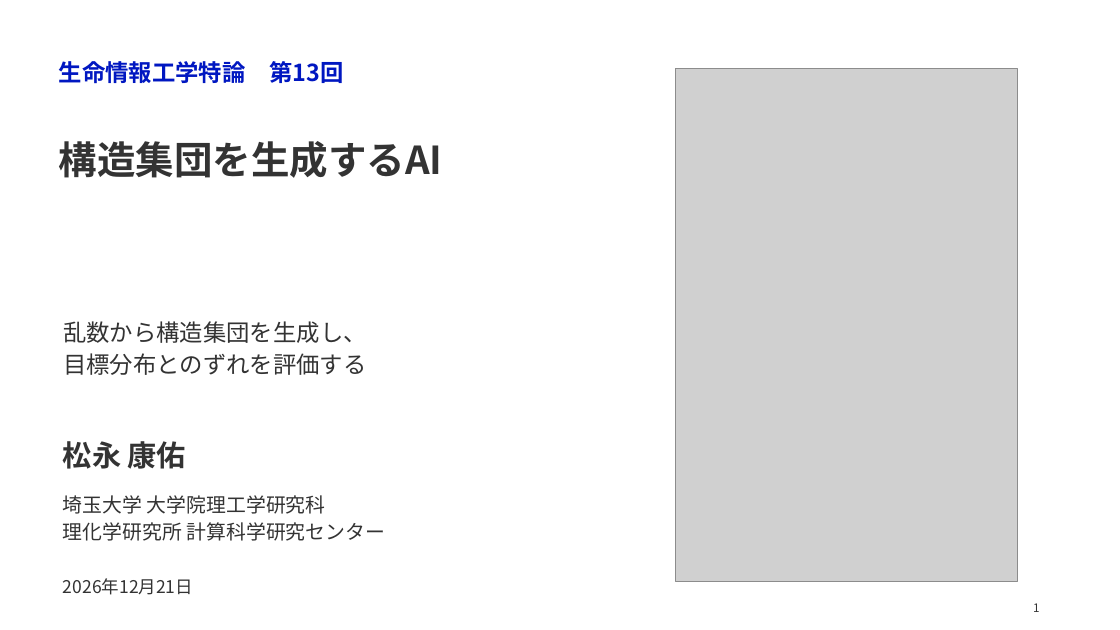
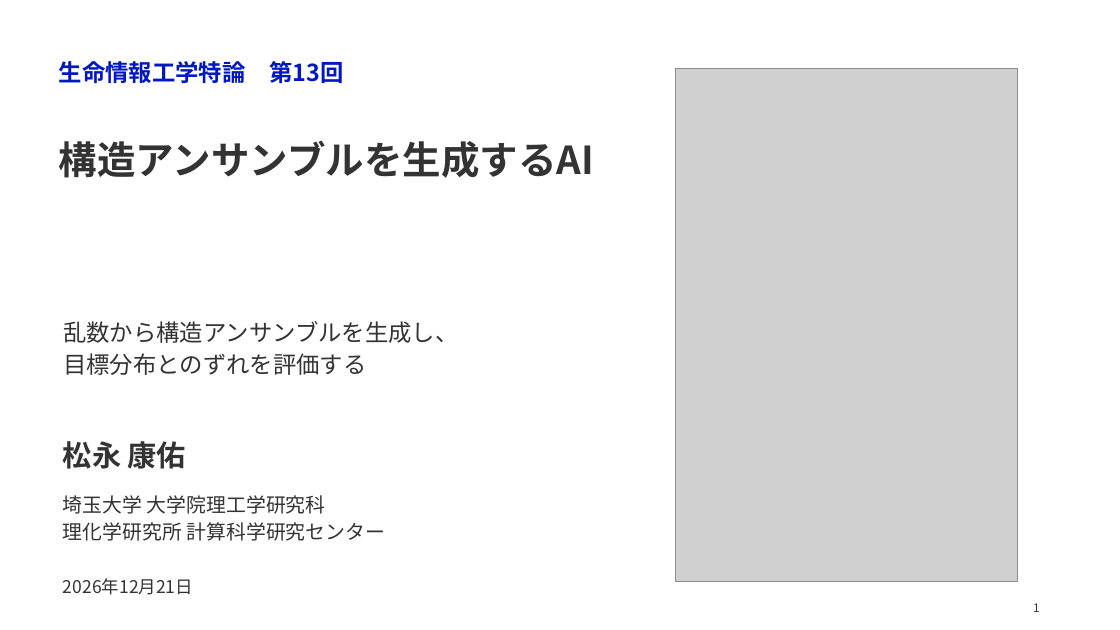
Before and after one commit to matsunagalab/lecture_bioinfo, a slide deck: slide 1 of 13_構造集団を生成するAI/13_構造集団を生成するAI.pptx. Drawn at 1120x630 pixels with LibreOffice and Linux fonts; fonts in the diff are those of the drawing; grey boxes stand for pictures. Boxes give left, top, right and bottom in pixels: in the first picture for what was removed or moved away, otherwise in the second. Text is boxed around its words. In the diff, an @@ line names an element or a change of style, - is before the commit and + after.

```diff
--- a/13_構造集団を生成するAI/13_構造集団を生成するAI.pptx
+++ b/13_構造集団を生成するAI/13_構造集団を生成するAI.pptx
@@ text at [59, 140, 594, 178]: text changed @@
-構造集団を生成するAI
+構造アンサンブルを生成するAI
@@ text at [63, 321, 459, 343]: text changed @@
-乱数から構造集団を生成し、
+乱数から構造アンサンブルを生成し、
```
Also in this commit, not shown: 13 other slides changed, 27 other files.
